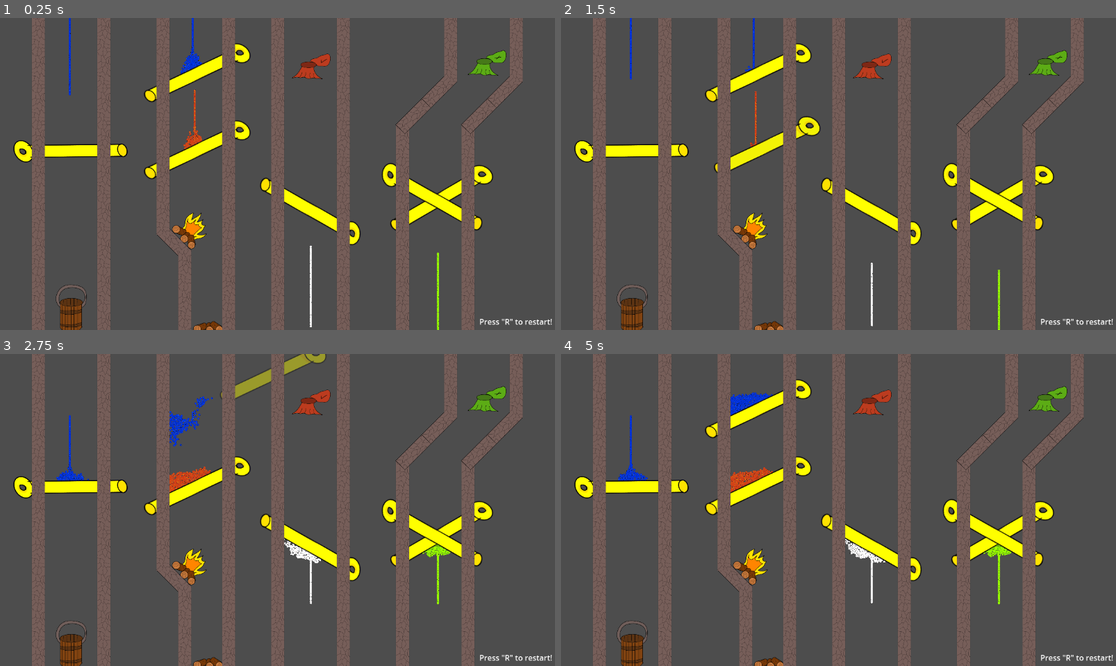
Above: before the commit, frames 1-4 (two rows, left to right).
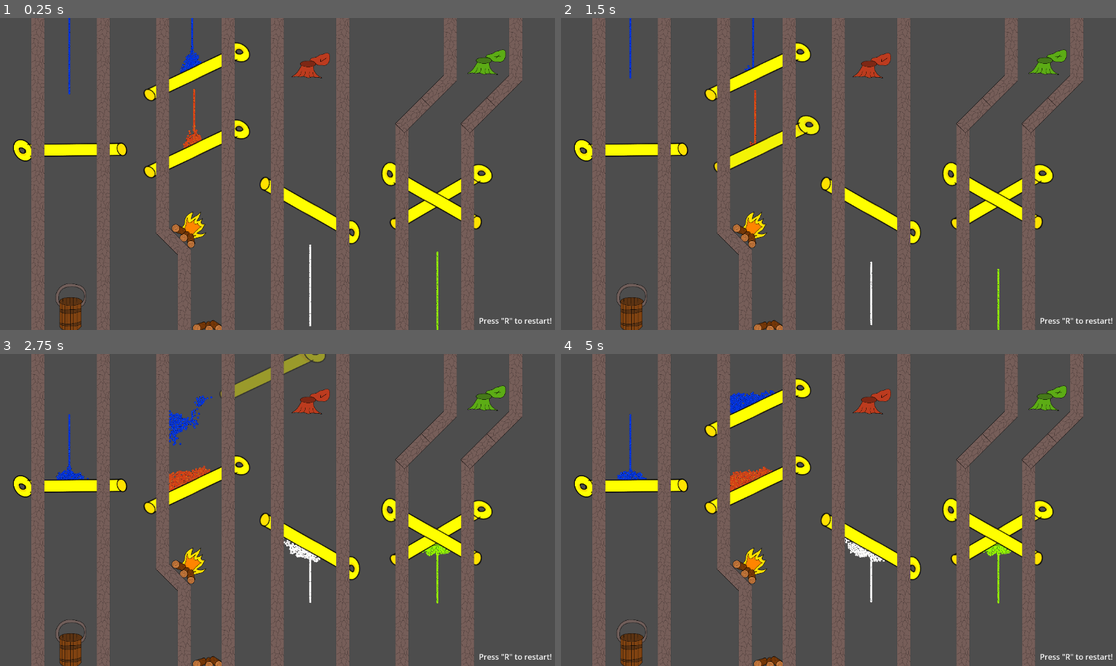
Above: after the commit, the same moments.

Repository: RubenBoone/PinPuller
Game: Godot game, scene res://Assets/Templates/level_template.tscn
Same seed, same stepped clock (60 frames per second), same inputs: the game is played once before the commit and once after it.
Inputs (mouse positions are in pixels of both pictures, inside the frame that each line leads up to):
- Up to frame 1 (0.25 s): no input
- Up to frame 2 (1.5 s): tap R (Restart) at 0.5, 1.25 s; move the mouse to (633, 152) at 0.52 s; click (633, 152) at 0.67 s; move the mouse to (755, 152) at 1.27 s; click (755, 152) at 1.42 s
- Up to frame 3 (2.75 s): tap R (Restart) at 2 s; move the mouse to (194, 410) at 2.02 s; click (194, 410) at 2.17 s
- Up to frame 4 (5 s): tap R (Restart) at 2.75, 3.5, 4.25 s; move the mouse to (871, 544) at 2.77 s; click (871, 544) at 2.92 s; move the mouse to (999, 534) at 3.52 s; click (999, 534) at 3.67 s; move the mouse to (921, 491) at 4.27 s; click (921, 491) at 4.42 s

The runs differ from the first frame. In frame 1, 5.4% of the frame differs, in the area x 2-100%, y 0-100%; in frame 2, 5.2%; in frame 3, 5.6%; in frame 4, 5.6%.

Commit message:
no debug export

Diff:
--- a/Assets/Templates/level_template.tscn
+++ b/Assets/Templates/level_template.tscn
@@ -16,7 +16,7 @@
 [ext_resource type="PackedScene" uid="uid://xyydvwrlgqna" path="res://Assets/UI/ui.tscn" id="14_e85kr"]
 
 [sub_resource type="RectangleShape2D" id="RectangleShape2D_2argd"]
-size = Vector2(676, 20)
+size = Vector2(676, 11)
 
 [node name="LevelTemplate" type="Node2D"]
 script = ExtResource("1_hdxt8")
@@ -61,7 +61,7 @@
 position = Vector2(147, 674)
 
 [node name="CollisionShape2D" type="CollisionShape2D" parent="Controls/FluidDisolver/FluidDisbander2"]
-position = Vector2(665, -673)
+position = Vector2(665, -677.5)
 shape = SubResource("RectangleShape2D_2argd")
 
 [node name="Pins" type="Node2D" parent="."]
@@ -356,3 +356,6 @@
 grow_vertical = 0
 size_flags_horizontal = 4
 size_flags_vertical = 8
+
+[node name="Camera2D" type="Camera2D" parent="."]
+position = Vector2(577, 326)
Not shown, changed: build/web/pin_puller.apple-touch-icon.png.import
Not shown, changed: build/web/pin_puller.icon.png.import
Not shown, changed: build/web/pin_puller.png.import
Not shown, changed: export_presets.cfg
Not shown, changed: build/web/netlify.toml
Not shown, added: build/web/pin_puller.html
Not shown, changed: build/web/pin_puller.icon.png
Not shown, changed: build/web/pin_puller.js
Not shown, changed: build/web/pin_puller.pck
Not shown, changed: build/web/pin_puller.wasm
